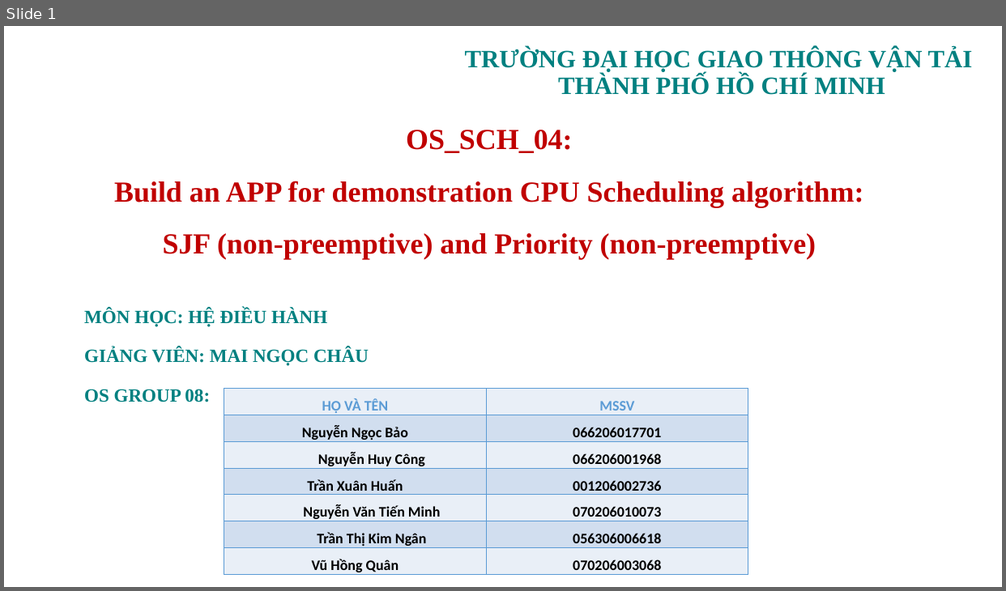
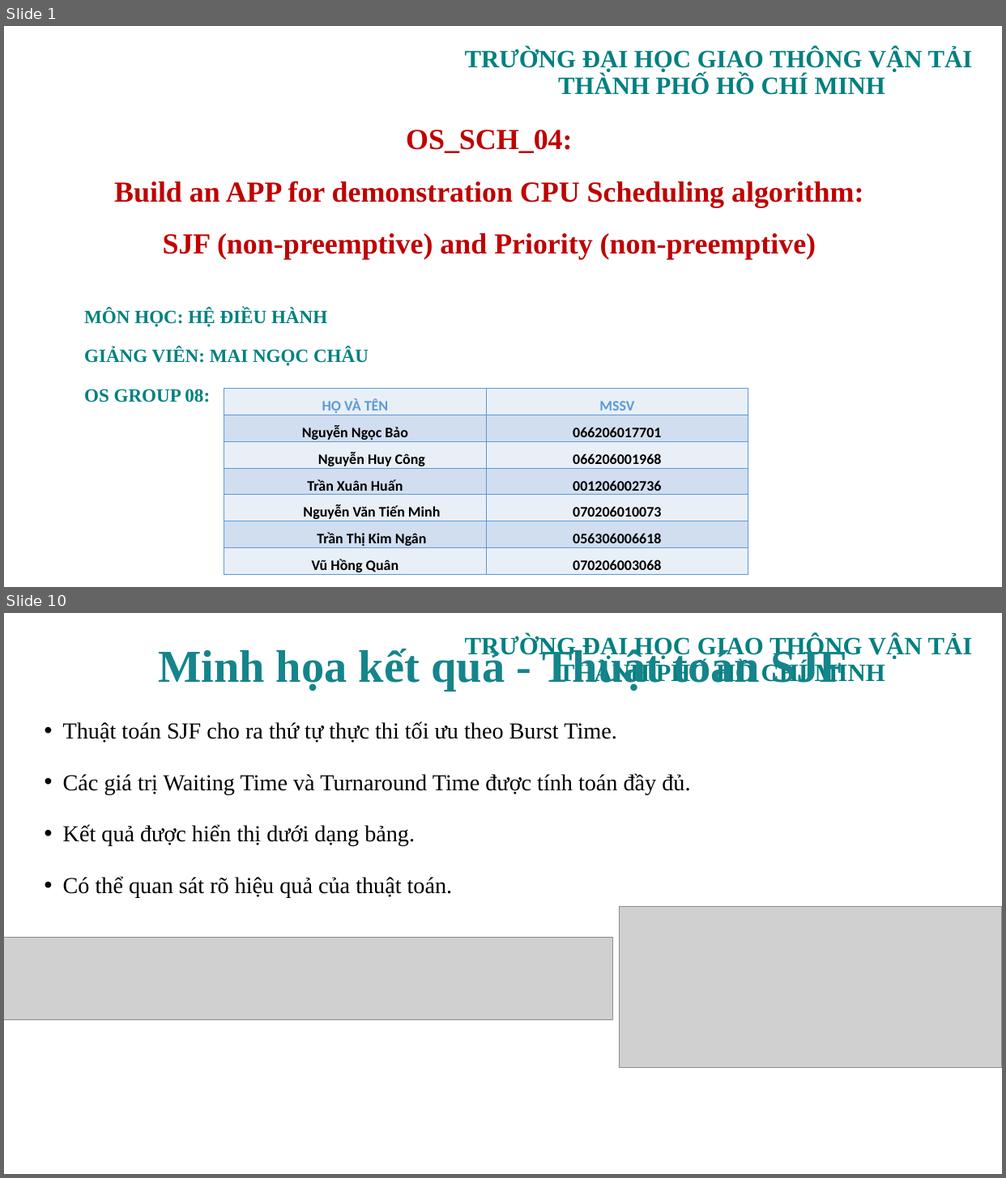
Before and after one commit to tkimngan040/OS_Group08_OS_SCH_04, a slide deck: PPTX/OS_SCH_04_GROUP08.pptx. Shown one above the other, each under a label of ours: slide 1 before the commit, slides 1 and 10 after it; the slides between them are not shown. The pictures are 1006x591 and 1006x1178 pixels, drawn with LibreOffice and Linux fonts; fonts in the diff are those of the drawing; grey boxes stand for pictures; background and template pictures are left out. Boxes give left, top, right and bottom in pixels: in the first picture for what was removed or moved away, otherwise in the second. Text is boxed around its words. In the diff, an @@ line names an element or a change of style, - is before the commit and + after.

```diff
--- a/PPTX/OS_SCH_04_GROUP08.pptx
+++ b/PPTX/OS_SCH_04_GROUP08.pptx
@@ slide 10 added at box(4, 613, 1002, 1174), background picture (left out); not listed: 1 template element that a slide beside it also shows @@
@@ title added at box(158, 646, 847, 691), 44 pt, text #15848B, bold @@
+Minh họa kết quả - Thuật toán SJF
@@ text added at box(63, 722, 690, 897), 22 pt, text #000000 @@
+• Thuật toán SJF cho ra thứ tự thực thi tối ưu theo Burst Time.
+• Các giá trị Waiting Time và Turnaround Time được tính toán đầy đủ.
+• Kết quả được hiển thị dưới dạng bảng.
+• Có thể quan sát rõ hiệu quả của thuật toán.
@@ picture added at box(620, 907, 1002, 1068) @@
@@ picture added at box(4, 938, 613, 1020) @@
@@ page number added at box(710, 1133, 934, 1163), 12 pt, text #FFFFFF @@
+10
```
Also in this commit, not shown: 1 slide changed, 11 other slides added, 19 slides removed.
